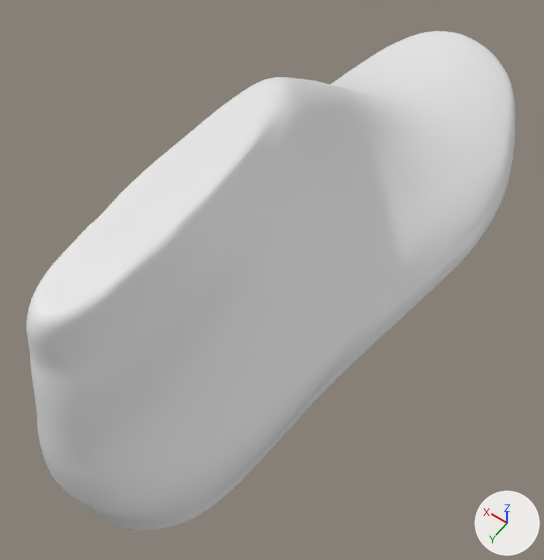
What one commit did to the Blender file master.blend.
Camera for both pictures: a 50 mm camera at (-101.0, 181.0, 201.0) aimed at (1.0, 39.0, -23.0). Arrows for +X, +Y and +Z are at lower right; the lights stay in place. The first picture is the older version.

In view in the first picture: 'UPPER'.
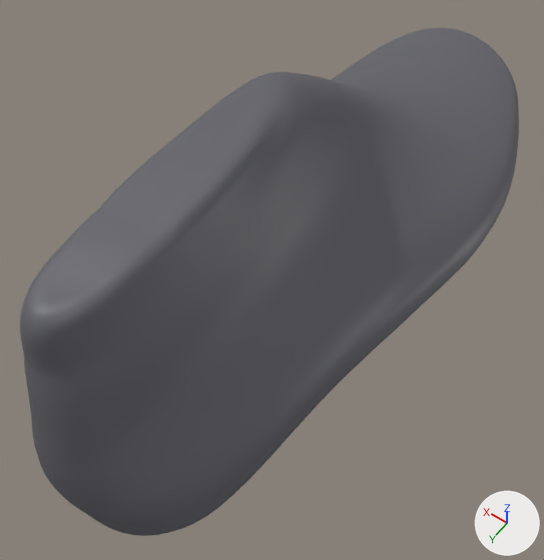
Location of each change, [x1, y1, x2, y2] in pixels of the pictures (544 x 560 px):
'UPPER', reshaped: before [26, 31, 515, 531]; after [20, 28, 519, 536]
part 1 of me_upper, added: after [20, 28, 519, 536]
part 2 of me_upper, recoloured: before [26, 31, 515, 531]

Diff of the bpy script that builds the scene:
```diff
--- a/master.blend.py
+++ b/master.blend.py
@@ mat_lastmat @@
+mat_lastmat = principled_material('lastMat')
+mat_lastmat.base_color = (0.12, 0.12, 0.14)  # dark grey #616169
@@ me_upper @@
 # used by ob_upper; location = (0.0, 0.0, 0.0)
-me_upper.from_pydata(...)  # 11792 vertices, 23128 faces; spans x -50.0..50.0, y -142.0..142.0, z -48.0..50.0
+me_upper.from_pydata(...)  # 23584 vertices, 46756 faces; spans x -52.0..52.0, y -144.0..144.0, z -48.0..52.0
+# me_upper part 1: 11792 vertices added at x -52.0..52.0, y -144.0..144.0, z -48.0..52.0
+# me_upper part 2: 23128 faces spanning x -50.0..50.0, y -142.0..142.0, z -48.0..50.0 switch from no material to mat_lastmat (dark grey #616169)
```
